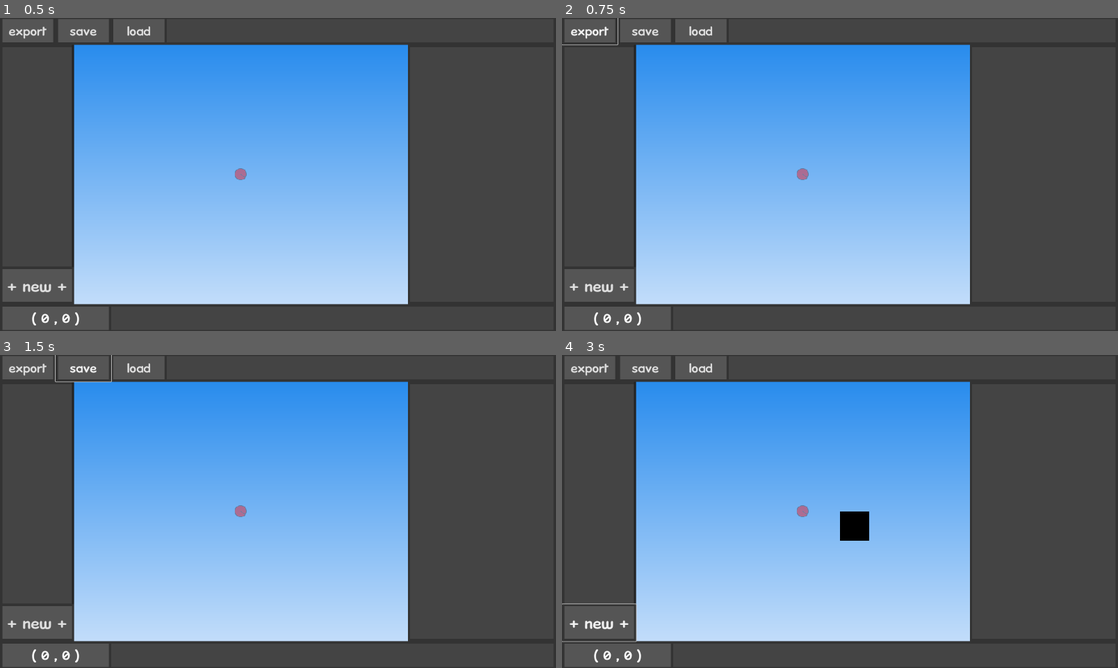
Above: before the commit, frames 1-4 (two rows, left to right).
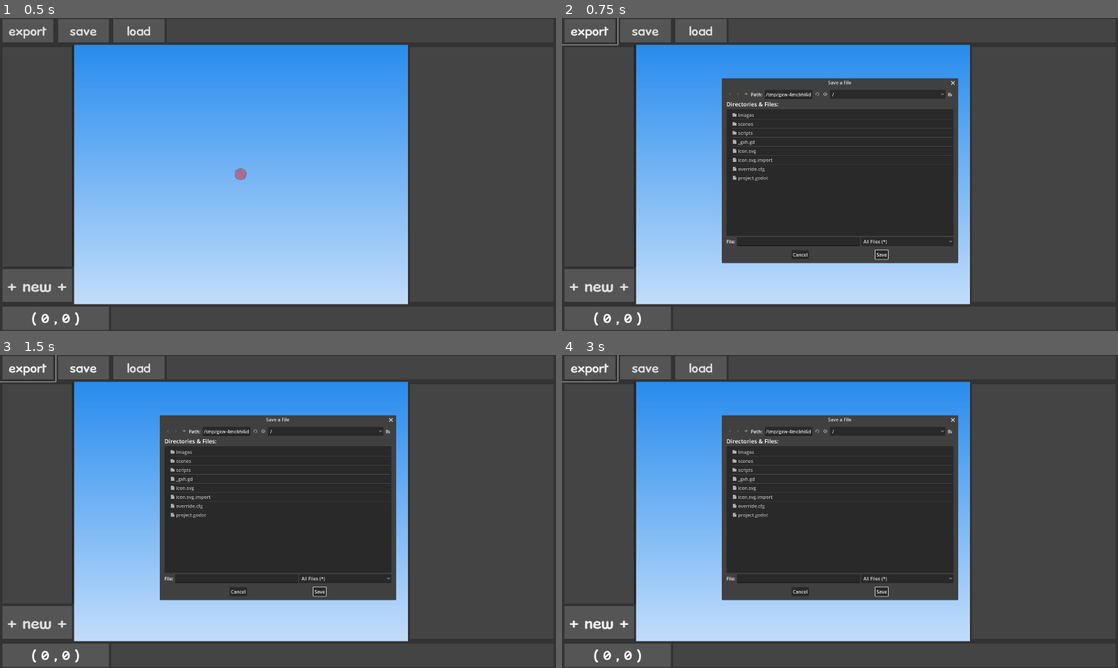
Above: after the commit, the same moments.

Repository: beatrixwashere/RedBallMakerPlus
Game: Godot game, scene res://scenes/main.tscn
Two runs of this game, one before a commit and one after it. Both use one fixed random seed, a clock stepped at 60 frames per second and the inputs below.
Inputs:
- Up to frame 1 (0.5 s): no input
- Up to frame 2 (0.75 s): click "export" at 0.5 s
- Up to frame 3 (1.5 s): click "save" at 1.25 s
- Up to frame 4 (3 s): click "load" at 2 s; click "+ new +" at 2.75 s

Frame 1 is identical in both runs. In frame 2, 25% of the frame differs, in the area x 28-72%, y 19-79%; in frame 3, 25%; in frame 4, 25%, in the area x 0-72%, y 0-92%.

Commit message:
add save/load for rbmp format

Diff:
--- a/scripts/block.gd
+++ b/scripts/block.gd
@@ -23,3 +23,29 @@
 	output = output.erase(output.length()-1)
 	output += ":0x"+fill.to_html(false)+",1:1,0x"+outline.to_html(false)+"|"
 	return output
+# save data into rbmp file
+func save_data(file:FileAccess)->void:
+	# TODO: reduce size to the following comments
+	file.store_pascal_string(type) # store_8
+	file.store_pascal_string(name)
+	file.store_pascal_string(behavior) # store_8
+	file.store_float(mass)
+	file.store_float(friction)
+	file.store_float(restitution)
+	file.store_pascal_string(shape) # store_8
+	file.store_var(polygon)
+	file.store_var(fill) # store_32
+	file.store_var(outline) # store_16
+# load data from rbmp file
+func load_data(file:FileAccess)->void:
+	# TODO: reduce size to the following comments
+	type = file.get_pascal_string() # store_8
+	name = file.get_pascal_string()
+	behavior = file.get_pascal_string() # store_8
+	mass = file.get_float()
+	friction = file.get_float()
+	restitution = file.get_float()
+	shape = file.get_pascal_string() # store_8
+	polygon = file.get_var()
+	fill = file.get_var() # store_32
+	outline = file.get_var() # store_16
--- a/scripts/main.gd
+++ b/scripts/main.gd
@@ -19,13 +19,13 @@
 				if event.is_pressed() && %ui.zoom.x < 4.99:
 					%ui.zoom += Vector2(0.1,0.1)
 					%ui.scale = Vector2(1,1)/%ui.zoom
-					%ui/rbref.scale = %ui.zoom*2
+					%ui/rbref.scale = %ui.zoom
 					update_info()
 			MOUSE_BUTTON_WHEEL_DOWN:
 				if event.is_pressed() && %ui.zoom.x > 0.11:
 					%ui.zoom -= Vector2(0.1,0.1)
 					%ui.scale = Vector2(1,1)/%ui.zoom
-					%ui/rbref.scale = %ui.zoom*2
+					%ui/rbref.scale = %ui.zoom
 					update_info()
 	# mouse motion
 	if event is InputEventMouseMotion:
@@ -36,18 +36,33 @@
 func new_block()->void:
 	# create and setup block data
 	var n_data:Block = Block.new()
+	n_data.name = str(level_blocks.size())
+	n_data.polygon.append(Vector2(0,0)+(round(%ui.position)-Vector2(64,0)))
+	n_data.polygon.append(Vector2(50,0)+(round(%ui.position)-Vector2(64,0)))
+	n_data.polygon.append(Vector2(50,50)+(round(%ui.position)-Vector2(64,0)))
+	n_data.polygon.append(Vector2(0,50)+(round(%ui.position)-Vector2(64,0)))
 	level_blocks.append(n_data)
-	n_data.polygon.append(Vector2(0,0)+round(%ui.position))
-	n_data.polygon.append(Vector2(50,0)+round(%ui.position))
-	n_data.polygon.append(Vector2(50,50)+round(%ui.position))
-	n_data.polygon.append(Vector2(0,50)+round(%ui.position))
 	# add block to scene
 	var n_block_obj:Polygon2D = Polygon2D.new()
-	n_block_obj.set_color(Color(0,0,0,1))
+	n_block_obj.set_color(n_data.fill)
 	n_block_obj.set_polygon(n_data.polygon)
 	%level.add_child(n_block_obj)
+	# add block to list
+	var n_block_list:Control = load("res://scenes/objs/list_block.tscn").instantiate() as Control
+	n_block_list.get_node("text").text = n_data.name
+	%ui/menus/obj_list/container/list.add_child(n_block_list)
 # opens level export file dialog
-func select_export_file()->void:
+func select_file(option:String)->void:
+	match option:
+		"e_level":
+			%files.connect("file_selected", export_level)
+			%files.file_mode = FileDialog.FILE_MODE_SAVE_FILE
+		"e_save":
+			%files.connect("file_selected", export_save)
+			%files.file_mode = FileDialog.FILE_MODE_SAVE_FILE
+		"i_save":
+			%files.connect("file_selected", import_save)
+			%files.file_mode = FileDialog.FILE_MODE_OPEN_FILE
 	%files.visible = true
 # exports the level to a txt file
 func export_level(filepath:String)->void:
@@ -58,6 +73,36 @@
 	# save file
 	var levelfile:FileAccess = FileAccess.open(filepath, FileAccess.WRITE)
 	levelfile.store_line(export_string)
+# exports the level as an rbmp save
+func export_save(filepath:String)->void:
+	# save file
+	var savefile:FileAccess = FileAccess.open(filepath, FileAccess.WRITE)
+	savefile.store_32(level_blocks.size())
+	for i in level_blocks:
+		i.save_data(savefile)
+	print("export_save "+filepath)
+# imports the level from an rbmp save
+func import_save(filepath:String)->void:
+	# clear scene
+	level_blocks.clear()
+	for i in %level.get_children():
+		i.queue_free()
+	# load file
+	var savefile:FileAccess = FileAccess.open(filepath, FileAccess.READ)
+	var level_size:int = savefile.get_32()
+	for i in level_size:
+		var n_data:Block = Block.new()
+		n_data.load_data(savefile)
+		level_blocks.append(n_data)
+	# generate scene
+	for i in level_blocks:
+		var n_block_obj:Polygon2D = Polygon2D.new()
+		n_block_obj.set_color(i.fill)
+		n_block_obj.set_polygon(i.polygon)
+		%level.add_child(n_block_obj)
+		var n_block_list:Control = load("res://scenes/objs/list_block.tscn").instantiate() as Control
+		n_block_list.get_node("text").text = i.name
+		%ui/menus/obj_list/container/list.add_child(n_block_list)
 # updates row_info text
 func update_info()->void:
 	$ui/menus/row_info/position.text = "( "+str(round(%ui.position.x))+" , "+str(round(%ui.position.y))+" )"
